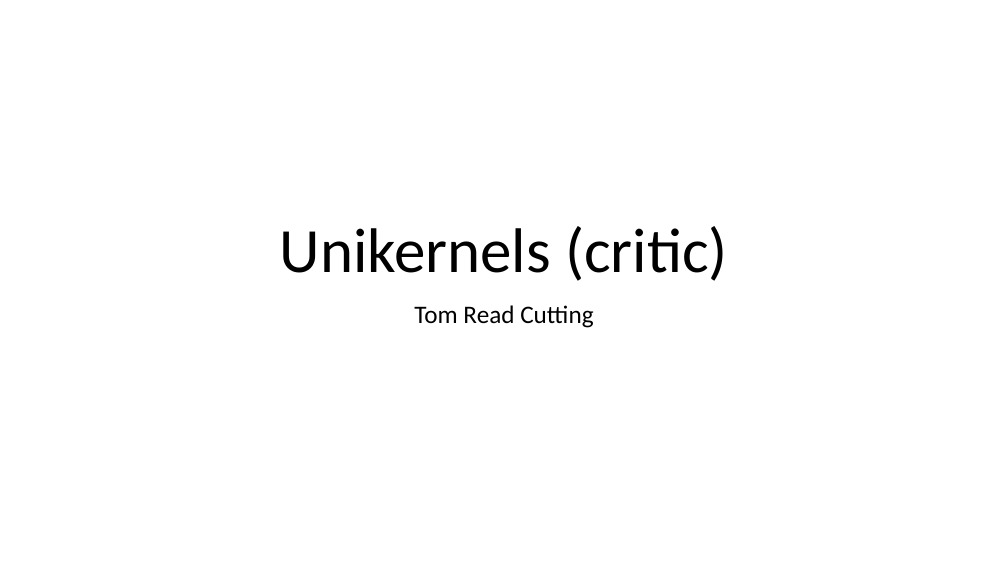
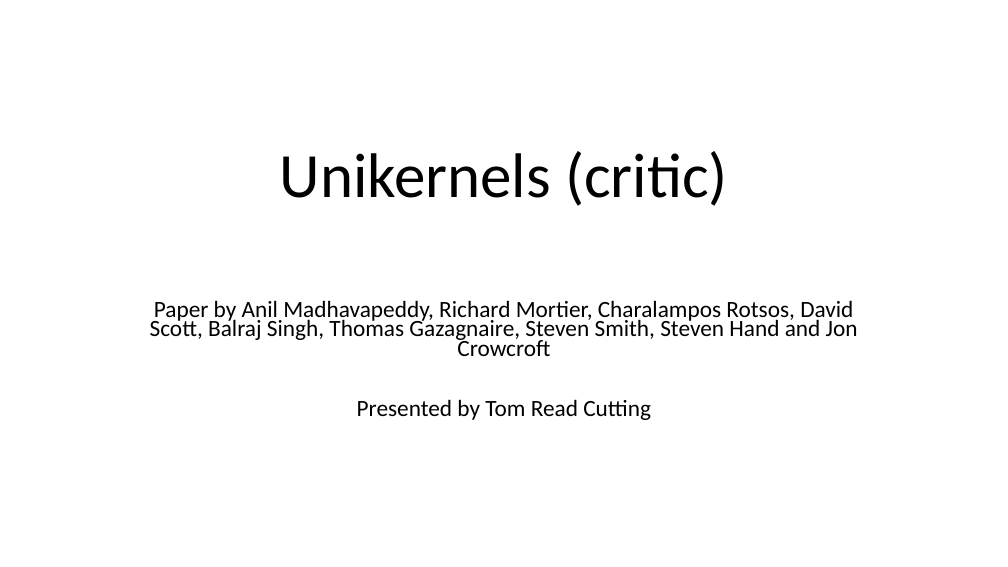
Before and after one commit to moosichu/topics-in-computer-systems, a slide deck: slide 1 of 01_unikernels_presentation.pptx. Drawn at 1008x567 pixels with LibreOffice and Linux fonts; fonts in the diff are those of the drawing. Boxes give left, top, right and bottom in pixels: in the first picture for what was removed or moved away, otherwise in the second. Text is boxed around its words. In the diff, an @@ line names an element or a change of style, - is before the commit and + after.

```diff
--- a/01_unikernels_presentation.pptx
+++ b/01_unikernels_presentation.pptx
@@ title "Unikernels (critic)": place and size @@
-title "Unikernels (critic)" at bbox=[280, 226, 728, 281]
+title "Unikernels (critic)" at bbox=[280, 151, 728, 206]
@@ subtitle at bbox=[150, 300, 858, 420]: text changed; size 24 to 22.2 pt @@
-Tom Read Cutting
+Paper by Anil Madhavapeddy, Richard Mortier, Charalampos Rotsos, David Scott, Balraj Singh, Thomas Gazagnaire, Steven Smith, Steven Hand and Jon Crowcroft
+Presented by Tom Read Cutting
```
Also in this commit, not shown: 8 other slides changed.
